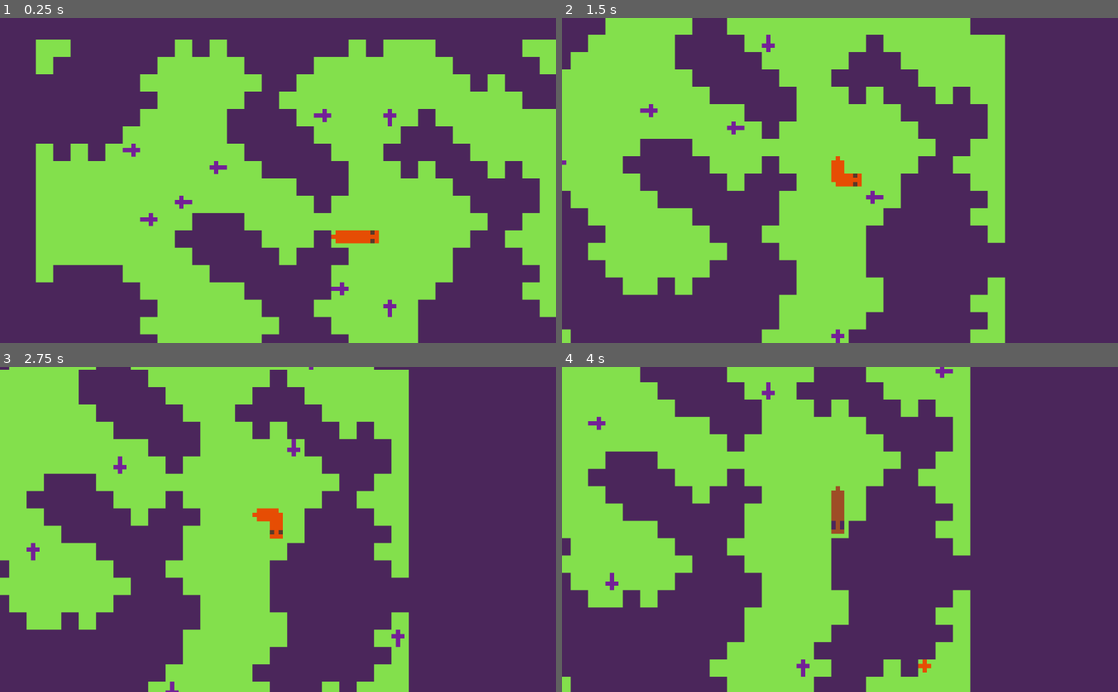
Above: before the commit, frames 1-4 (two rows, left to right).
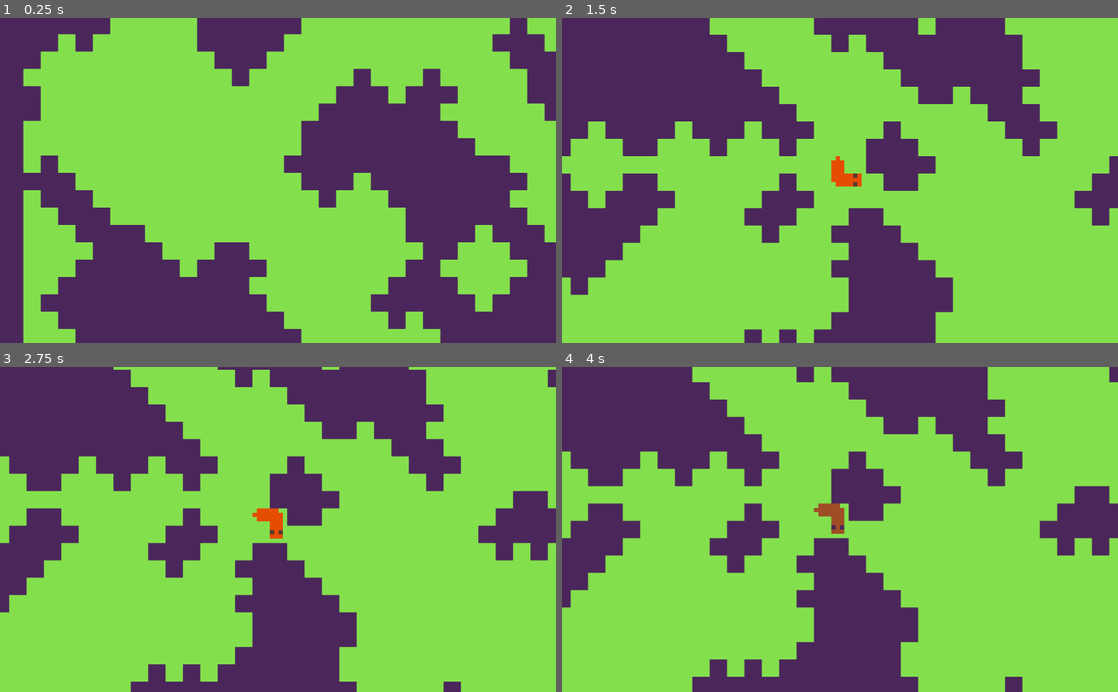
Above: after the commit, the same moments.

Repository: maxhha/snacave
Game: Godot game, scene res://Scenes/main.tscn
Two runs of this game, one before a commit and one after it. Both use one fixed random seed, a clock stepped at 60 frames per second and the inputs below.
Inputs:
- Up to frame 1 (0.25 s): no input
- Up to frame 2 (1.5 s): hold D (turn_right) 0.53-1.28 s; hold A (turn_left) from 1.28 s (still down)
- Up to frame 3 (2.75 s): release A (turn_left) at 2.03 s; hold D (turn_right) from 2.03 s (still down)
- Up to frame 4 (4 s): release D (turn_right) at 2.78 s; hold W (speedup) 2.78-3.53 s; hold A (turn_left) from 3.53 s (still down)

The runs differ from the first frame. In frame 1, 48% of the frame differs, in the area x 4-100%, y 0-100%; in frame 2, 63%; in frame 3, 65%; in frame 4, 66%, in the area x 0-100%, y 0-100%.

Commit message:
Add powerup mode

Diff:
--- a/Scenes/main.gd
+++ b/Scenes/main.gd
@@ -1,8 +1,8 @@
 extends Node2D
 
 const SPAWN_TIMEOUT = 3
-const WIDTH = 32#128
-const HEIGHT = 32#128
+const WIDTH = 128
+const HEIGHT = 128
 
 var points = {}
 var walls = {}
@@ -49,7 +49,7 @@
 	s.global_position = map2global(possible_starts[indx])
 	add_child(s)
 
-	for i in range(10):
+	for i in range(0):
 		var e = preload("res://Scenes/enemy4.tscn").instance()
 		var p
 		while true:
@@ -73,7 +73,13 @@
 	get_tree().connect("screen_resized", self, "update_border_polygon")
 
 func update_border_polygon(data=null):
-	$borders.invert_border = get_viewport_rect().size.x / 2
+	var wall_rect = $walls.get_used_rect()
+	var top_left = -wall_rect.position * global.CELL_SIZE
+	var bottom_right = (wall_rect.end - Vector2(WIDTH, HEIGHT)) * global.CELL_SIZE
+	var viewport_size = get_viewport_rect().size
+	$borders.invert_border = (max(viewport_size.x, viewport_size.y) / 2 +
+		max(max(top_left.x, top_left.y), max(bottom_right.x, bottom_right.y))
+		)
 	for i in range(4):
 		var p = $borders.polygon[i]
 		$borders.polygon[i] = Vector2(WIDTH*sign(p.x), HEIGHT*sign(p.y)) * global.CELL_SIZE
@@ -97,9 +103,14 @@
 		timer -= SPAWN_TIMEOUT
 
 var Apple = preload("res://Scenes/apple.tscn")
+var PowerupApple = preload("res://Scenes/powerup_apple.tscn")
 
 func spawn():
-	var a = Apple.instance()
+	var a
+	if randf() > 1:
+		a = Apple.instance()
+	else:
+		a = PowerupApple.instance()
 	var p
 	while true:
 		p = Vector2(randi() % WIDTH, randi() % HEIGHT)
@@ -109,9 +120,9 @@
 	a.global_position = map2global(p)
 	points[p] = a
 
-func has_apple(p):
+func get_apple(p):
 	p = p.floor()
-	return p in points
+	return points.get(p)
 
 func remove_apple(p):
 	points[p].queue_free()
@@ -126,10 +137,22 @@
 func remove_wall(p):
 	p = p.floor()
 	walls.erase(p)
+	if $walls.get_cellv(p) == 0:
+		$walls.set_cellv(p, -1)
+	elif not inside_map(p):
+		walls[p] = false
+		$walls.set_cellv(p, 1)
+		update_border_polygon()
 
 func has_wall(p):
 	p = p.floor()
-	return walls.get(p)
+	if p in walls:
+		return walls[p]
+	else:
+		return not inside_map(p)
+
+func inside_map(p):
+	return p.x >= 0 and p.y >= 0 and p.x < WIDTH and p.y < HEIGHT
 
 func get_enemy(p):
 	p = p.floor()
--- a/Scenes/main.tscn
+++ b/Scenes/main.tscn
@@ -14,9 +14,24 @@
 0/navigation_offset = Vector2( 0, 0 )
 0/shapes = [  ]
 0/z_index = 0
+1/name = "floor"
+1/texture = ExtResource( 2 )
+1/tex_offset = Vector2( 0, 0 )
+1/modulate = Color( 1, 1, 1, 1 )
+1/region = Rect2( 114, 10, 4, 4 )
+1/tile_mode = 0
+1/occluder_offset = Vector2( 0, 0 )
+1/navigation_offset = Vector2( 0, 0 )
+1/shapes = [  ]
+1/z_index = 0
 
 [node name="main" type="Node2D"]
 script = ExtResource( 1 )
+
+[node name="borders" type="Polygon2D" parent="."]
+color = Color( 0.294118, 0.14902, 0.356863, 1 )
+invert_enable = true
+polygon = PoolVector2Array( 0, 0, 1, 0, 1, 1, 0, 1 )
 
 [node name="walls" type="TileMap" parent="."]
 scale = Vector2( 8, 8 )
@@ -30,8 +45,3 @@
 drag_margin_h_enabled = false
 drag_margin_v_enabled = false
 smoothing_enabled = true
-
-[node name="borders" type="Polygon2D" parent="."]
-color = Color( 0.294118, 0.14902, 0.356863, 1 )
-invert_enable = true
-polygon = PoolVector2Array( 0, 0, 1, 0, 1, 1, 0, 1 )
--- /dev/null
+++ b/Scenes/powerup_apple.tscn
@@ -0,0 +1,13 @@
+[gd_scene load_steps=2 format=2]
+
+[ext_resource path="res://Sprites/sprites.png" type="Texture" id=1]
+
+[node name="apple" type="Sprite" groups=[
+"powerup",
+]]
+position = Vector2( 99.75, 94.05 )
+scale = Vector2( 8, 8 )
+texture = ExtResource( 1 )
+vframes = 8
+hframes = 16
+frame = 29
--- a/Scenes/snake.gd
+++ b/Scenes/snake.gd
@@ -2,16 +2,23 @@
 
 const STEP_TIMES = [0.5, 0.15]
 const SPEEDUP_TIMEOUT = 1
+const POWERUP_TIMEOUT = 5
+const POWERUP_MAX_SPEED = 0.03
+const POWERUP_MIN_SPEED = 0.5
+var BASE_FRAME = 0
 var speed = 0
+
 var linear_vel = Vector2(1,0)
 var direction = 0
 var map_pos
 var timer = 0
 var speedup_timer = 0
+var powerup_timer = 0
 var input_dir = 0
 var tail_nodes = []
 var tail_points = {}
 var apple_points = 0
+
 
 var TailPart = preload("res://Scenes/snake_tail.tscn")
 
@@ -36,95 +43,30 @@
 		tail_nodes.push_back(t)
 		tail_points[map_pos - (i+1)*Vector2(1,0)] = t
 
+enum {NORMAL, POWERUP}
+var state = NORMAL
+
 func _process(delta):
 	timer += delta
 
+	if state == POWERUP and powerup_timer == 0:
+		finish_powerup()
+	powerup_timer = max(0, powerup_timer - delta)
+
 	if speed & 1 and tail_nodes.size() < 2:
 		speed = speed & 2
-
-	speedup_timer += (speed & 1) * delta
+	speedup_timer += int(speed == 1) * delta
 
 	if speedup_timer >= SPEEDUP_TIMEOUT:
 		speedup_timer = fmod(speedup_timer, SPEEDUP_TIMEOUT)
 		var t = tail_nodes.pop_back()
 		tail_points.erase(global2map(t.global_position))
 		t.queue_free()
-
-
-	if timer >= STEP_TIMES[speed] and is_instance_valid(self):
-		timer = fmod(timer, STEP_TIMES[speed])
-
-		var next_direction = (direction + input_dir + 4) % 4
-		var next_linear_vel = Vector2(1 - next_direction % 2, next_direction % 2) * (1 - int(next_direction / 2) % 2 * 2)
-		var next_pos = map_pos + next_linear_vel
-
-		if global.map.has_wall(next_pos):
-			kill()
-			return
-
-		if next_pos in tail_points:
-			var indx = tail_nodes.find(tail_points[next_pos])
-			cut_tail(indx+1)
-
-		var t
-
-		if apple_points > 0:
-			apple_points -= 1
-
-			t = TailPart.instance()
-			add_child(t)
-		else:
-			t =  tail_nodes.pop_back()
-			tail_points.erase(global2map(t.global_position))
-
-		if input_dir == 0:
-			t.frame = 4 + direction
-		elif input_dir > 0:
-			t.frame = direction
-		else:
-			t.frame = (direction + 1) % 4
-
-		t.global_position = map2global(map_pos)
-
-		tail_nodes.push_front(t)
-		tail_points[global2map(t.global_position)] = t
-
-		direction = next_direction
-		linear_vel = next_linear_vel
-
-		map_pos += linear_vel
-
-		if global.map.has_apple(next_pos):
-			global.map.remove_apple(next_pos)
-			apple_points += 1
-
-		var e = global.map.get_enemy(next_pos)
-		if e:
-			apple_points += 1
-			e.kill()
-
-		head.global_position = map2global(map_pos)
-		head.frame = 8 + direction + head.hframes * (speed & 1)
-
-
-		var last = len(tail_nodes) - 1
-
-		if last > 0:
-			var d = tail_nodes[last - 1].global_position - tail_nodes[last].global_position
-			if abs(d.x) > abs(d.y):
-				d.x = sign(d.x)
-				d.y = 0
-			else:
-				d.x = 0
-				d.y = sign(d.y)
-
-			tail_nodes[last].frame = abs(d.y) + max(0, - d.x - d.y) * 2 + head.hframes
-
-		else:
-			tail_nodes[last].frame = direction + head.hframes
-
-		input_dir = 0
-		update_camera()
+	var time = get_step_time()
+	if timer >= time and is_instance_valid(self):
+		var d = timer
+		timer = fmod(timer , time)
+		logic(delta)
 
 	if Input.is_action_just_pressed("turn_left"):
 		input_dir = -1
@@ -133,6 +75,108 @@
 	if Input.is_action_just_pressed("speedup"):
 		if (speed & 1) or tail_nodes.size() > 1:
 			speed = (speed & 2) + (1 - (speed & 1))
+
+func get_step_time():
+	if state == NORMAL:
+		return STEP_TIMES[speed]
+	else:
+		return lerp(POWERUP_MIN_SPEED, POWERUP_MAX_SPEED, min(1, powerup_timer/POWERUP_TIMEOUT))
+
+func logic(delta):
+
+	var next_direction = (direction + input_dir + 4) % 4
+	var next = map_pos + global.dir2vec(next_direction)
+
+	# collision with walls
+	if global.map.has_wall(next):
+		if state == NORMAL:
+			kill()
+			return
+		else:
+			global.map.remove_wall(next)
+
+	#collsision with tail
+	if next in tail_points:
+		var indx = tail_nodes.find(tail_points[next])
+		cut_tail(indx+1)
+
+	# move sigment
+	var t
+
+	if apple_points > 0:
+		apple_points -= 1
+
+		t = TailPart.instance()
+		add_child(t)
+	else:
+		t =  tail_nodes.pop_back()
+		tail_points.erase(global2map(t.global_position))
+
+	if input_dir == 0:
+		t.frame = 4 + direction + BASE_FRAME
+	elif input_dir > 0:
+		t.frame = direction + BASE_FRAME
+	else:
+		t.frame = (direction + 1) % 4 + BASE_FRAME
+
+	t.global_position = map2global(map_pos)
+
+	tail_nodes.push_front(t)
+	tail_points[map_pos] = t
+
+	var e = global.map.get_enemy(next)
+	if e:
+		if state == NORMAL:
+			kill()
+			return
+		else:
+			e.kill()
+			apple_points += 1
+
+	# update apple points
+	var a = global.map.get_apple(next)
+	if a:
+		if a.is_in_group('powerup'):
+			powerup_timer = POWERUP_TIMEOUT
+			if state == NORMAL:
+				start_powerup()
+		else:
+			apple_points += 1
+		global.map.remove_apple(next)
+
+	# update head
+	head.global_position = map2global(next)
+	head.frame = 8 + next_direction + head.hframes * int(speed > 0) + BASE_FRAME
+
+	# update tail
+	var last = tail_nodes[len(tail_nodes) - 1]
+	var prelast = tail_nodes[len(tail_nodes) - 2] if len(tail_nodes) >= 2 else head
+
+	var d = prelast.global_position - last.global_position
+	var dir = global.vec2dir(d)
+	last.frame = head.hframes + dir + BASE_FRAME
+
+	direction = next_direction
+	map_pos = next
+	input_dir = 0
+	update_camera()
+
+func start_powerup():
+	state = POWERUP
+	BASE_FRAME = head.hframes * 2
+	speed |= 2
+	update_all_skins()
+
+func finish_powerup():
+	state = NORMAL
+	BASE_FRAME = 0
+	speed &= 1
+	update_all_skins()
+
+func update_all_skins():
+	for t in tail_nodes:
+		t.frame = t.frame % (head.hframes * 2) + BASE_FRAME
+	head.frame = head.frame % (head.hframes * 2) + BASE_FRAME
 
 func update_camera():
 	if is_instance_valid(global.camera):
@@ -151,9 +195,7 @@
 	return p == map_pos or p in tail_points
 
 func can_hit(p: Vector2, s: Vector2) -> bool:
-	return (p == map_pos
-			and s - p != global.dir2vec(direction)
-		) or p in tail_points
+	return state == NORMAL and (p == map_pos or p in tail_points)
 
 func hit(pos):
 	if pos == map_pos:
Binary file changed: Sprites/sprites.png
